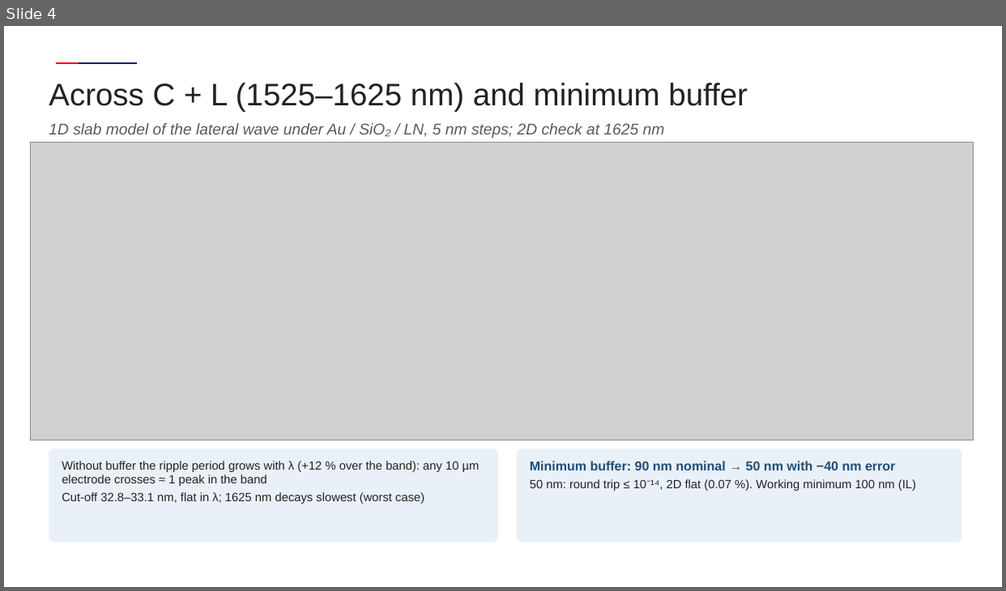
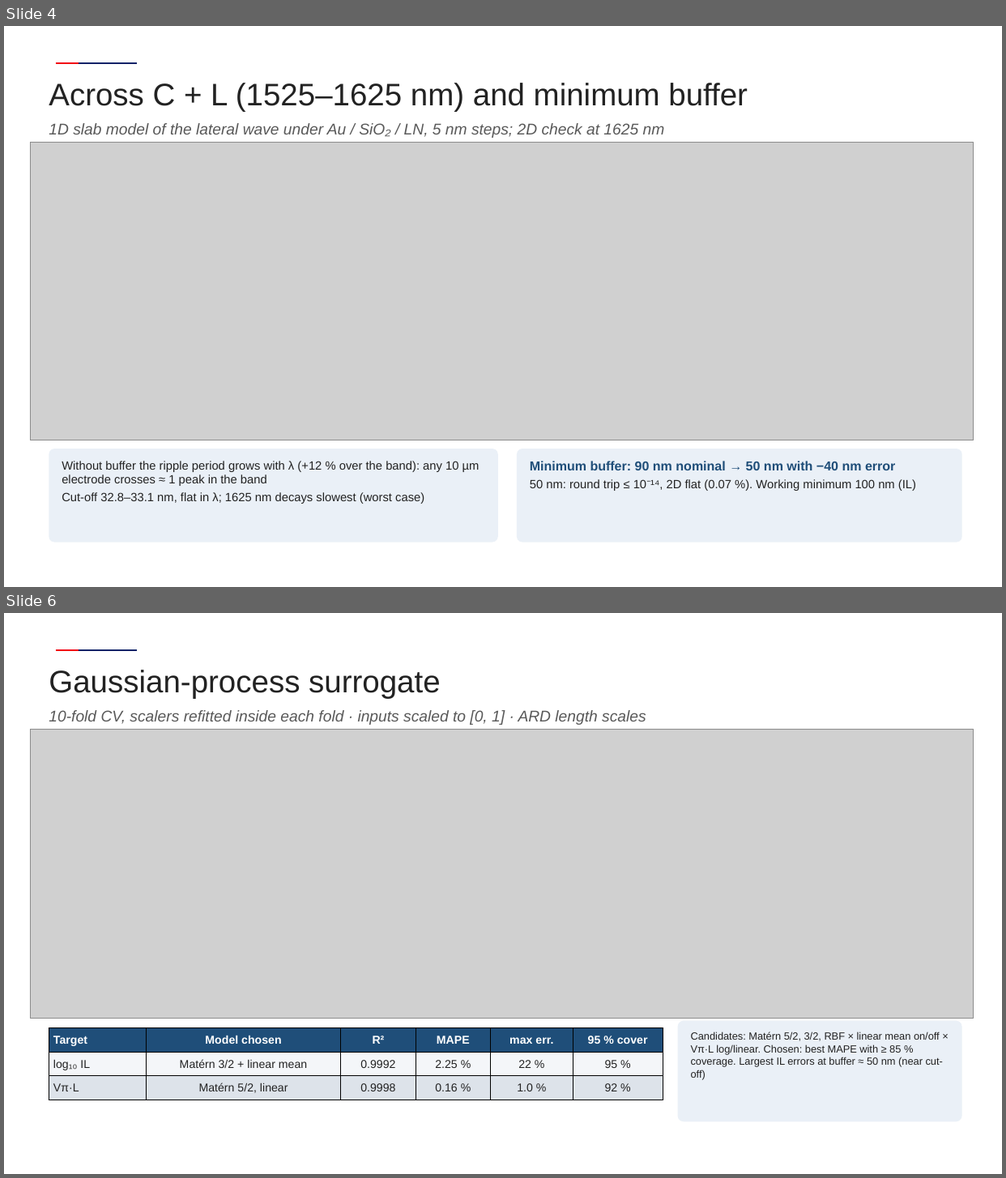
Before and after one commit to andreimuresian/claude, a slide deck: results/madrid/m1/deck/Madrid1_results_AFR.pptx. Shown one above the other, each under a label of ours: slide 4 before the commit, slides 4 and 6 after it; the slides between them are not shown. The pictures are 1006x591 and 1006x1178 pixels, drawn with LibreOffice and Linux fonts; fonts in the diff are those of the drawing; grey boxes stand for pictures; background and template pictures are left out. Boxes give left, top, right and bottom in pixels: in the first picture for what was removed or moved away, otherwise in the second. Text is boxed around its words. In the diff, an @@ line names an element or a change of style, - is before the commit and + after.

```diff
--- a/results/madrid/m1/deck/Madrid1_results_AFR.pptx
+++ b/results/madrid/m1/deck/Madrid1_results_AFR.pptx
@@ slide 6 added at (x1=4, y1=613, x2=1002, y2=1174), background #FFFFFF; not listed: 2 template elements that a slide beside it also shows @@
@@ text added at (x1=49, y1=670, x2=441, y2=698), 30 pt, text #222222 @@
+Gaussian-process surrogate
@@ picture added at (x1=30, y1=729, x2=974, y2=1018) @@
@@ text added at (x1=49, y1=710, x2=646, y2=725), 15 pt, text #595959, italic @@
+10-fold CV, scalers refitted inside each fold · inputs scaled to [0, 1] · ARD length scales
@@ rounded rectangle added at (x1=678, y1=1021, x2=962, y2=1122), fill #EAF0F7, 10 pt, text #222222 @@
+Candidates: Matérn 5/2, 3/2, RBF × linear mean on/off × Vπ·L log/linear. Chosen: best MAPE with ≥ 85 % coverage. Largest IL errors at buffer ≈ 50 nm (near cut-off)
@@ table added at (x1=49, y1=1029, x2=663, y2=1101), 3 rows, 6 columns @@
+Target | Model chosen | R² | MAPE | max err. | 95 % cover
+log₁₀ IL | Matérn 3/2 + linear mean | 0.9992 | 2.25 % | 22 % | 95 %
+Vπ·L | Matérn 5/2, linear | 0.9998 | 0.16 % | 1.0 % | 92 %
```
Also in this commit, not shown: 4 other slides added, 10 other files.
